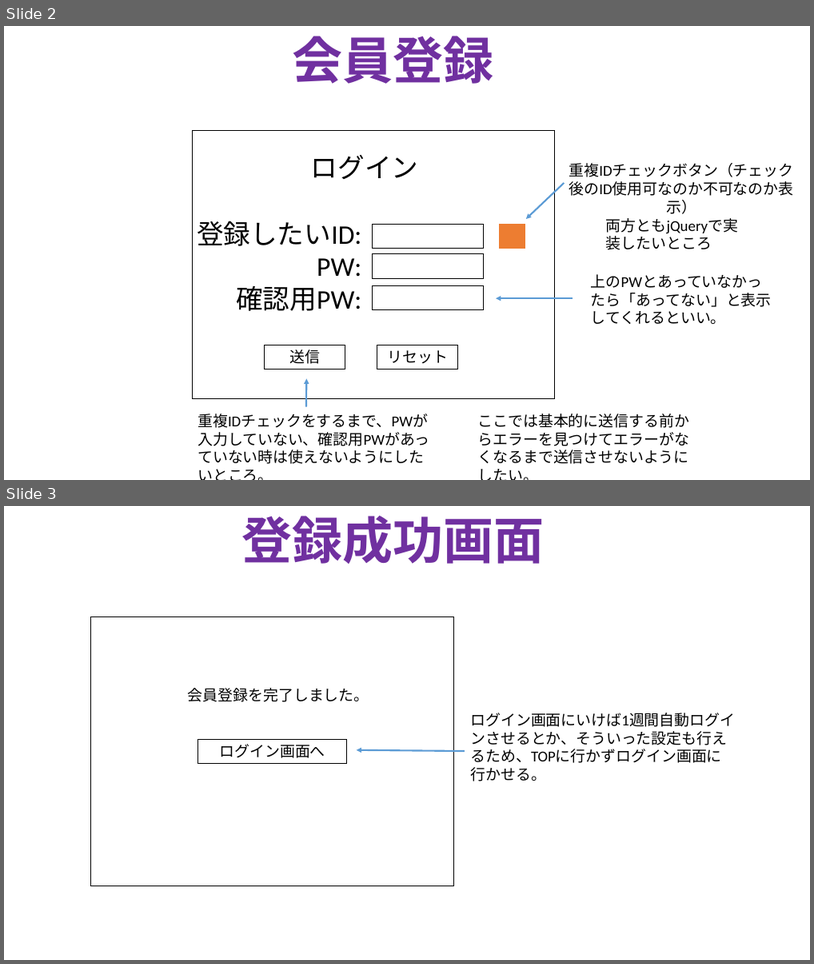
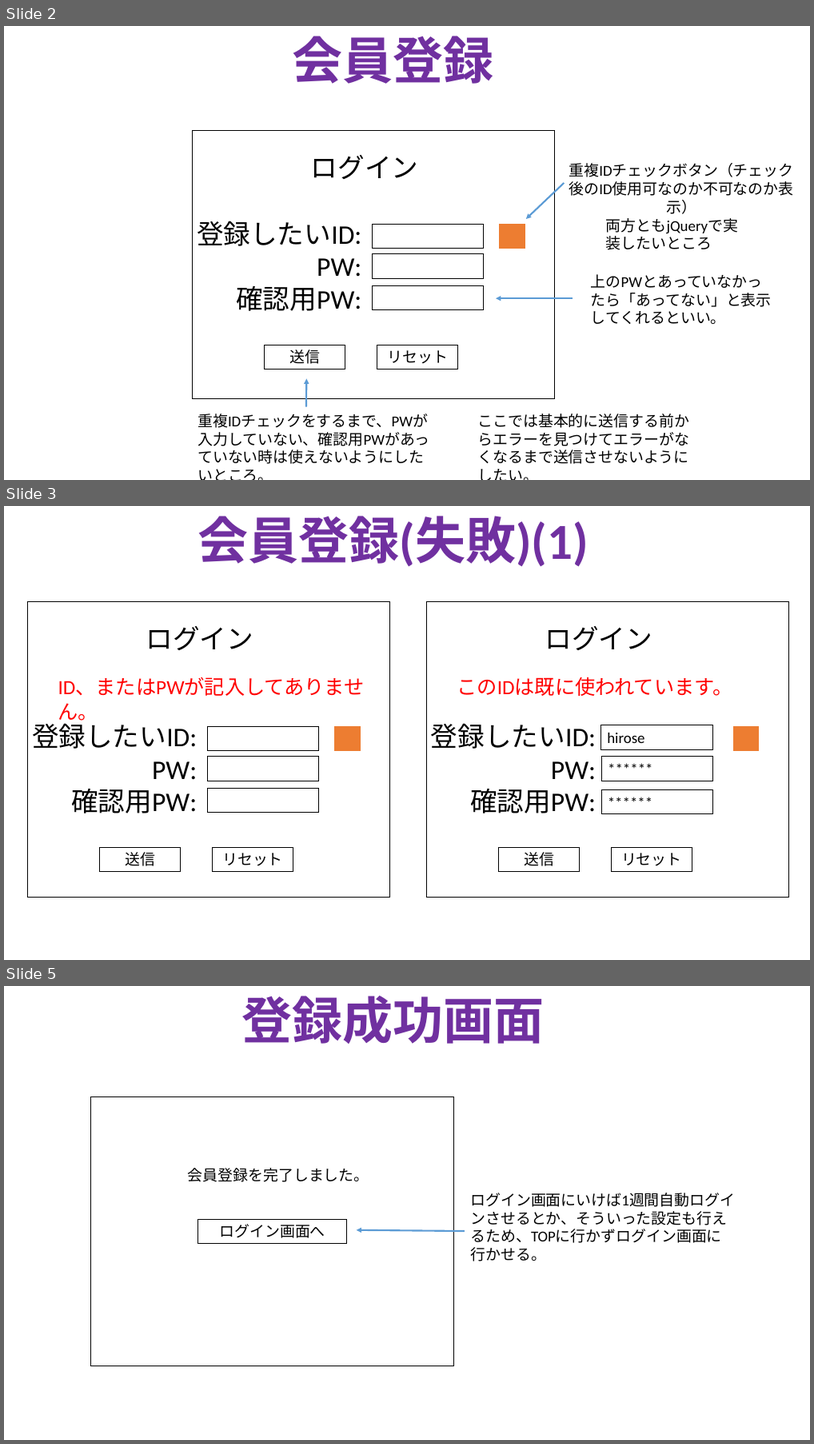
Before and after one commit to TakanoriOnuma/WebApplication, a slide deck: design/HTMLページ設計.pptx. Shown one above the other, each under a label of ours: slides 2 and 3 before the commit, slides 2, 3 and 5 after it; the slides between them are not shown. The pictures are 814x964 and 814x1444 pixels, drawn with LibreOffice and Linux fonts; fonts in the diff are those of the drawing. Boxes give left, top, right and bottom in pixels: in the first picture for what was removed or moved away, otherwise in the second. Text is boxed around its words. In the diff, an @@ line names an element or a change of style, - is before the commit and + after.

Commit message:
登録失敗のページの作成
JavaScriptで全部チェックをするつもりだが、全て確認しきれない可能性がある。
そのため、PHP側でもチェックしたいため、PHPのエラー出力の場合を書いた。

```diff
--- a/design/HTMLページ設計.pptx
+++ b/design/HTMLページ設計.pptx
@@ slide 3 added at [4, 506, 810, 960], background #FFFFFF @@
@@ text added at [198, 516, 589, 567], 60 pt, text #7030A0, bold @@
+会員登録(失敗)(1)
@@ rectangle added at [27, 601, 390, 897], outline #000000 1 pt @@
@@ rectangle added at [427, 601, 790, 897], outline #000000 1 pt @@
@@ text added at [146, 626, 254, 650], 32 pt, text #000000 @@
+ログイン
@@ text added at [546, 626, 653, 650], 32 pt, text #000000 @@
+ログイン
@@ text added at [58, 678, 365, 724], 24 pt, text #FF0000 @@
+ID、またはPWが記入してありません。
@@ text added at [457, 677, 733, 696], 24 pt, text #FF0000 @@
+このIDは既に使われています。
@@ text added at [32, 719, 197, 813], 32 pt, text #000000 @@
+登録したいID:
+PW:
+確認用PW:
@@ rectangle added at [207, 726, 318, 751], outline #000000 0.75 pt @@
@@ rectangle added at [335, 726, 360, 751], fill #ED7D31, outline #ED7D31 1 pt @@
@@ text added at [431, 723, 596, 813], 32 pt, text #000000 @@
+登録したいID:
+PW:
+確認用PW:
@@ rectangle added at [602, 725, 713, 749], outline #000000 0.75 pt, 18 pt, text #000000 @@
+hirose
@@ rectangle added at [734, 726, 759, 751], fill #ED7D31, outline #ED7D31 1 pt @@
@@ rectangle added at [207, 756, 318, 780], outline #000000 0.75 pt @@
@@ rectangle added at [602, 756, 714, 780], outline #000000 0.75 pt, 18 pt, text #000000 @@
+******
@@ rectangle added at [207, 788, 318, 812], outline #000000 0.75 pt @@
@@ rectangle added at [602, 790, 714, 814], outline #000000 0.75 pt, 18 pt, text #000000 @@
+******
@@ rectangle added at [99, 847, 181, 872], outline #000000 0.75 pt, 18 pt, text #000000 @@
+送信
@@ rectangle added at [213, 847, 294, 872], outline #000000 0.75 pt, 18 pt, text #000000 @@
+リセット
@@ rectangle added at [499, 847, 580, 872], outline #000000 0.75 pt, 18 pt, text #000000 @@
+送信
@@ rectangle added at [611, 847, 693, 872], outline #000000 0.75 pt, 18 pt, text #000000 @@
+リセット
@@ what was slide 3 is now slide 5 @@
```
Also in this commit, not shown: 1 other slide added, 1 other file.
